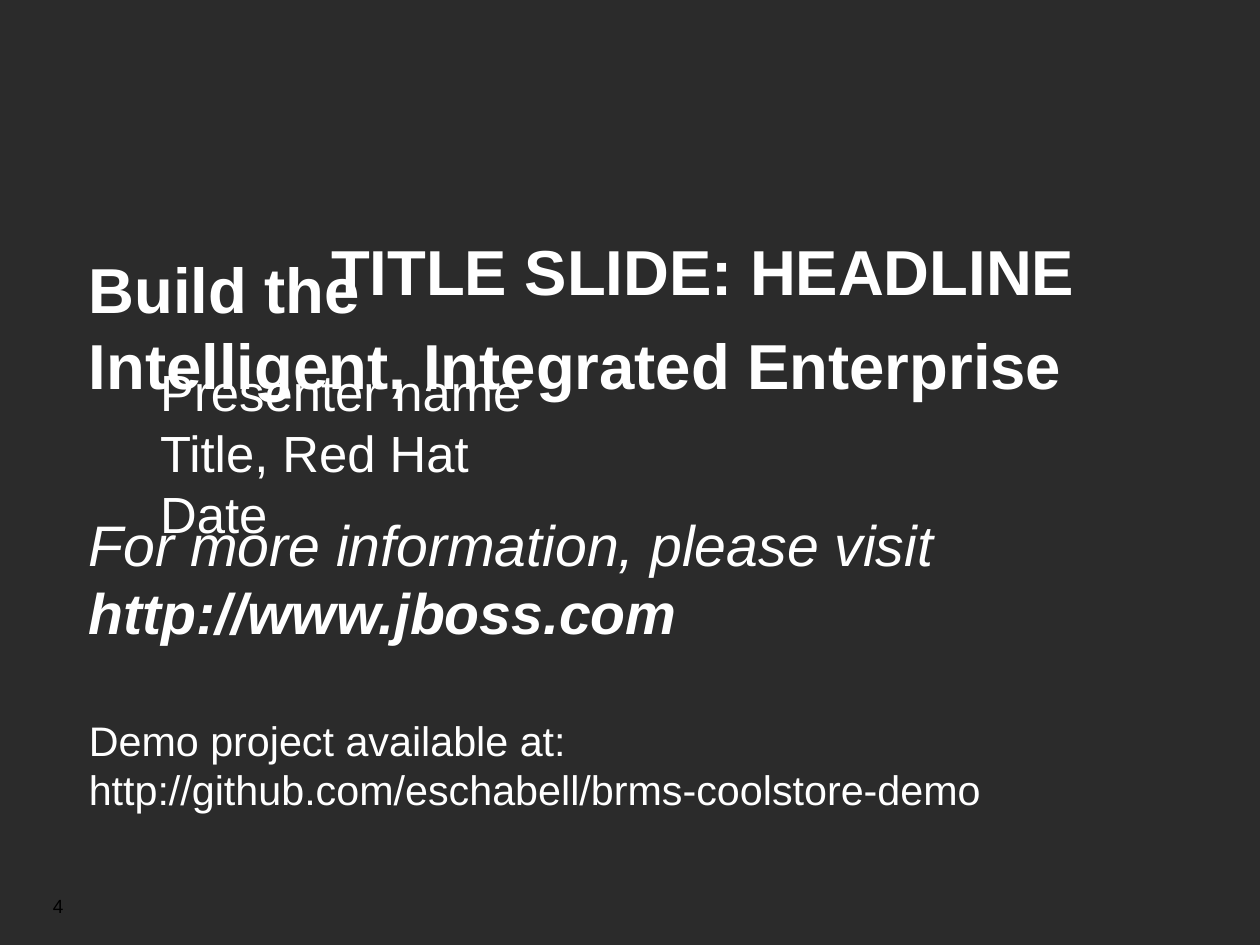
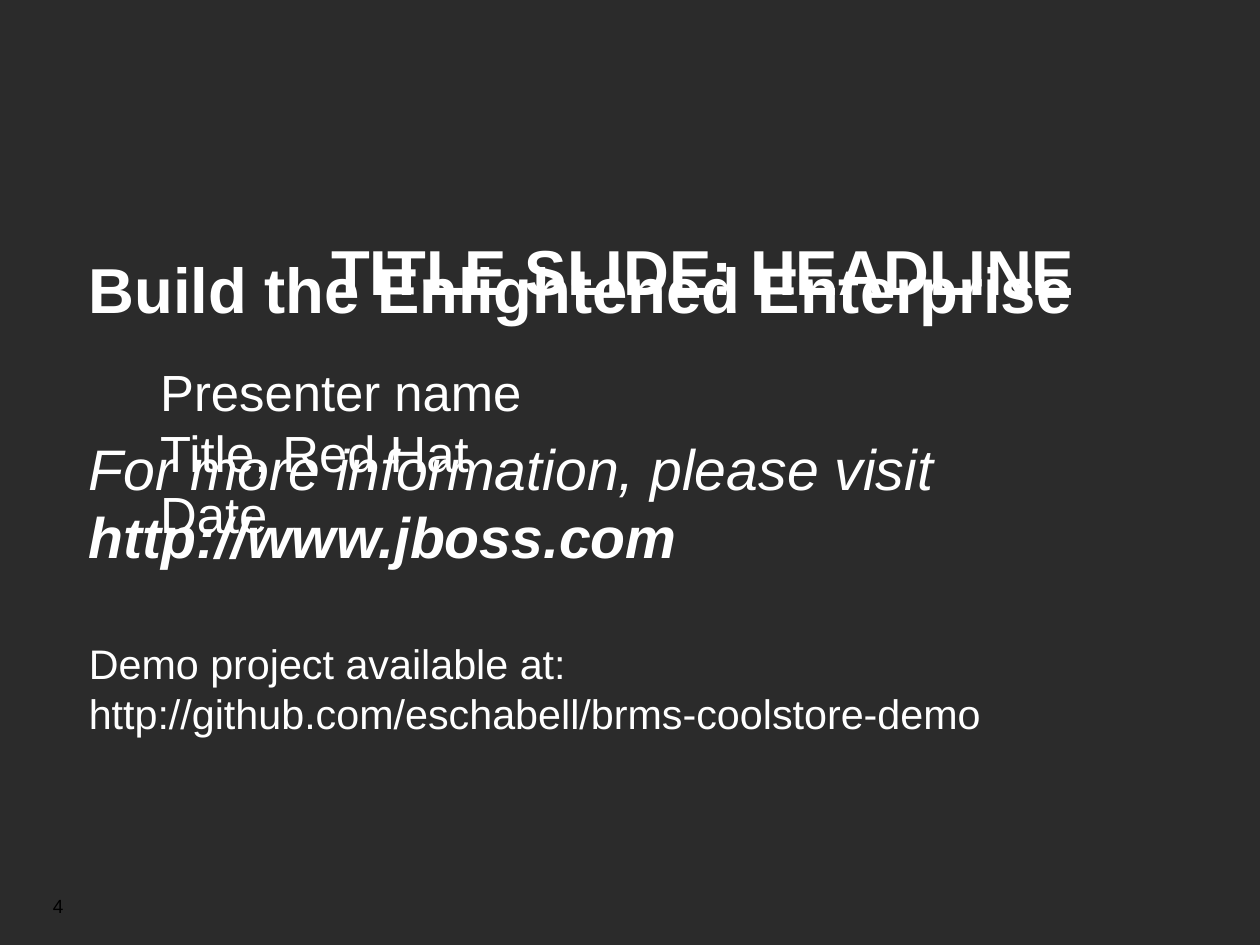
Before and after one commit to jbossdemocentral/brms-coolstore-demo, a slide deck: slide 4 of Demo Overview.odp. Drawn at 1260x945 pixels with LibreOffice and Linux fonts; fonts in the diff are those of the drawing; background and template pictures are left out; a plain dark background stands for a picture behind light text. Boxes give left, top, right and bottom in pixels: in the first picture for what was removed or moved away, otherwise in the second. Text is boxed around its words. In the diff, an @@ line names an element or a change of style, - is before the commit and + after.

```diff
--- a/Demo Overview.odp
+++ b/Demo Overview.odp
@@ text at <box>89,263,1072,325</box>: text changed @@
-Build the
-Intelligent, Integrated Enterprise
+Build the Enlightened Enterprise
```
Also in this commit, not shown: 2 other slides changed, 1 other file.
